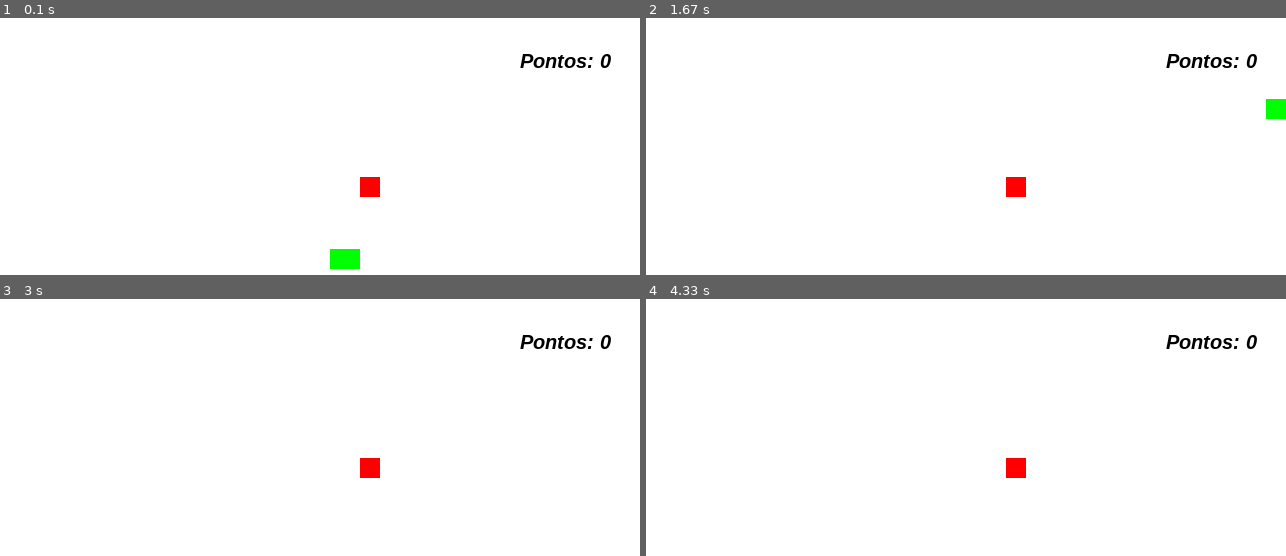
Above: before the commit, frames 1-4 (two rows, left to right).
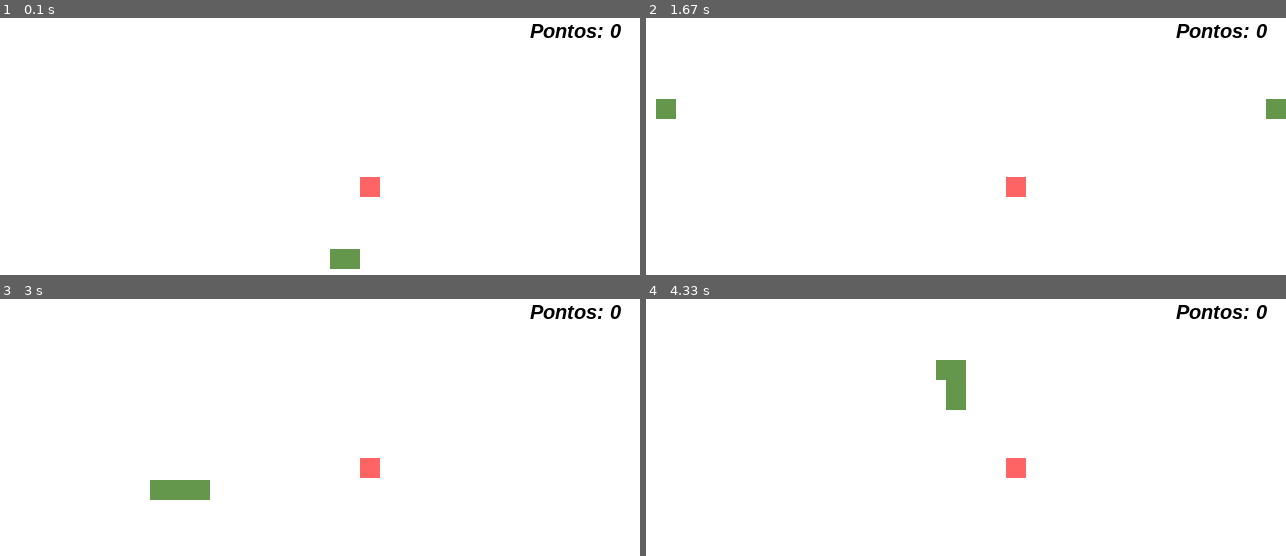
Above: after the commit, the same moments.

Repository: luiscyriaco/pygame
Game: pygame game, started from snake.py
The game is run twice, just before and just after one commit, with the same random seed, the same clock (stepped at 60 frames per second) and the same inputs.
Inputs:
- Up to frame 1 (0.1 s): no input
- Up to frame 2 (1.67 s): hold D 0.33-0.8 s; hold W 0.83-1.3 s; hold D from 1.33 s (still down)
- Up to frame 3 (3 s): release D at 1.8 s; hold S 2.4-2.7 s; hold A from 2.73 s (still down)
- Up to frame 4 (4.33 s): release A at 3.13 s; hold W 3.17-3.53 s; hold D 3.57-4.2 s; hold S from 4.23 s (still down)

The runs differ from the first frame. In frame 1, 1.4% of the frame differs, in the area x 51-98%, y 2-98%; in frame 2, 1.5%; in frame 3, 1.7%, in the area x 23-98%, y 2-79%; in frame 4, 1.7%.

Commit message:
Update snake.py

Diff:
--- a/snake.py
+++ b/snake.py
@@ -28,7 +28,7 @@
 fonte = pygame.font.SysFont('arial', 20, True, True) # Fonte do texto que será exibido na tela(tipo, tamanho, negrito, italico, etc)
 
 tela = pygame.display.set_mode((largura, altura))
-pygame.display.set_caption('Jogo')  # Opcional: título da janela
+pygame.display.set_caption('SNAKE')  # Opcional: título da janela
 relogio = pygame.time.Clock() # Objeto que irá orientar a velocidade do jogo
 lista_cobra = []
 comprimento_inicial = 5 # Comprimento inicial da cobra
@@ -36,7 +36,7 @@
 
 def aumenta_cobra(lista_cobra):
     for xey in lista_cobra:
-        pygame.draw.rect(tela, (0,255,0), (xey[0], xey[1], 20, 20))
+        pygame.draw.rect(tela, (100, 150, 75), (xey[0], xey[1], 20, 20))
 
 
 def reiniciar_jogo():
@@ -92,8 +92,8 @@
     x_cobra += x_controle  # Atualiza a posição do objeto no eixo X
     y_cobra += y_controle  # Atualiza a posição do objeto no eixo Y
 
-    cobra = pygame.draw.rect(tela, (0,255,0),(x_cobra,y_cobra,20,20)) #Quadrado - (tela,(R,G,B),(x,y,largura,altura))
-    maca = pygame.draw.rect(tela, (255,0,0),(x_maca,y_maca,20,20)) #Quadrado - (tela,(R,G,B),(x,y,largura,altura))
+    cobra = pygame.draw.rect(tela, (100, 150, 75),(x_cobra,y_cobra,20,20)) #Quadrado - (tela,(R,G,B),(x,y,largura,altura))
+    maca = pygame.draw.rect(tela, (255, 100, 100),(x_maca,y_maca,20,20)) #Quadrado - (tela,(R,G,B),(x,y,largura,altura))
 
     if cobra.colliderect(maca):
         x_maca = randint(40, 600)  # Após a colizão reposiciona o retângulo azul aleatoriamente
@@ -112,7 +112,7 @@
         fonte2 = pygame.font.SysFont('arial', 15, True, True) # Fonte do texto que será exibido na tela(tipo, tamanho, negrito, italico, etc)
         mensagem_fim = 'Fim de Jogo! Pressione R para reiniciar'
         texto_fim = fonte2.render(mensagem_fim, True, (0,0,0))
-        ret_texto = texto_formatado.get_rect() # Cria um retângulo para o texto formatado
+        ret_texto = texto_fim.get_rect() # Cria um retângulo para o texto formatado
         fim_jogo = True
         while fim_jogo:
             tela.fill((255,255,255)) # Limpa a tela
@@ -123,8 +123,18 @@
                 if event.type == KEYDOWN:
                     if event.key == K_r:
                         reiniciar_jogo()
-            tela.blit(texto_fim, (largura//2, altura//2))  # Desenha o texto de fim de jogo no centro da tela
+            ret_texto.center = (largura//2, altura//2) # Centraliza o retângulo do texto formatado na tela
+            tela.blit(texto_fim, ret_texto) # Desenha o texto formatado na tela
             pygame.display.update() # Atualiza a tela
+
+    if x_cobra > largura:
+        x_cobra = 0
+    if x_cobra < 0:
+        x_cobra = largura
+    if y_cobra > altura:
+        y_cobra = 0
+    if y_cobra < 0:
+        y_cobra = altura
 
     if len(lista_cobra) > comprimento_inicial:  # Se o comprimento da cobra for maior que o comprimento inicial
         del lista_cobra[0]
@@ -132,5 +142,5 @@
     aumenta_cobra(lista_cobra)  # Chama a função que desenha a cobra na tela
 
 
-    tela.blit(texto_formatado, (520, 40))  # Desenha o texto formatado na tela na posição (10, 10)
+    tela.blit(texto_formatado, (530, 10))  # Desenha o texto formatado na tela na posição (10, 10)
     pygame.display.update() # Atualiza o conteúdo da tela
